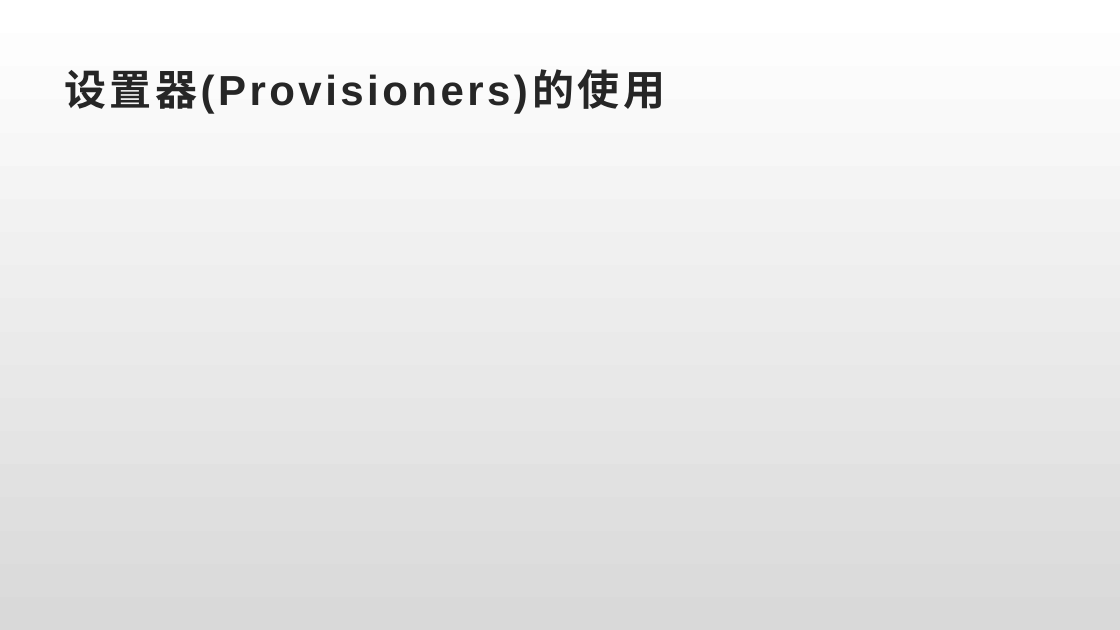
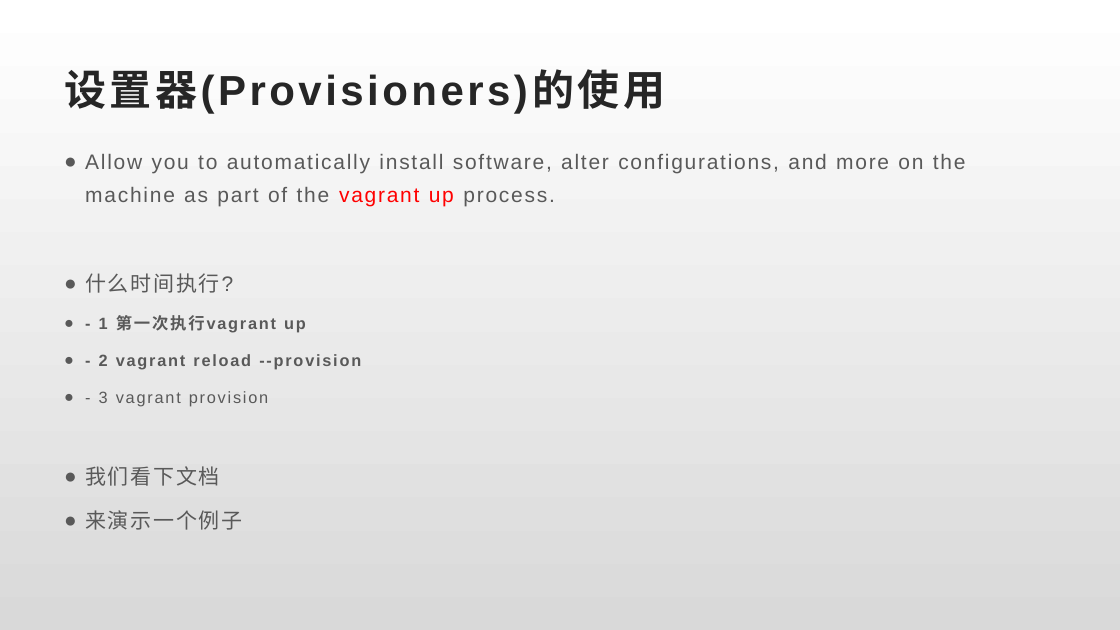
Before and after one commit to llaoj/my-share, a slide deck: slide 9 of vagrant-for-dev/index.pptx. Drawn at 1120x630 pixels with LibreOffice and Linux fonts; fonts in the diff are those of the drawing. Boxes give left, top, right and bottom in pixels: in the first picture for what was removed or moved away, otherwise in the second. Text is boxed around its words. In the diff, an @@ line names an element or a change of style, - is before the commit and + after.

```diff
--- a/vagrant-for-dev/index.pptx
+++ b/vagrant-for-dev/index.pptx
@@ text added at box(85, 154, 966, 530), 18 pt, text #595959 @@
+● Allow you to automatically install software, alter configurations, and more on the machine as part of the vagrant up process.
+● 什么时间执行?
+● - 1 第一次执行vagrant up
+● - 2 vagrant reload --provision
+● - 3 vagrant provision
+● 我们看下文档
+● 来演示一个例子
```
Also in this commit, not shown: 4 other slides changed.
